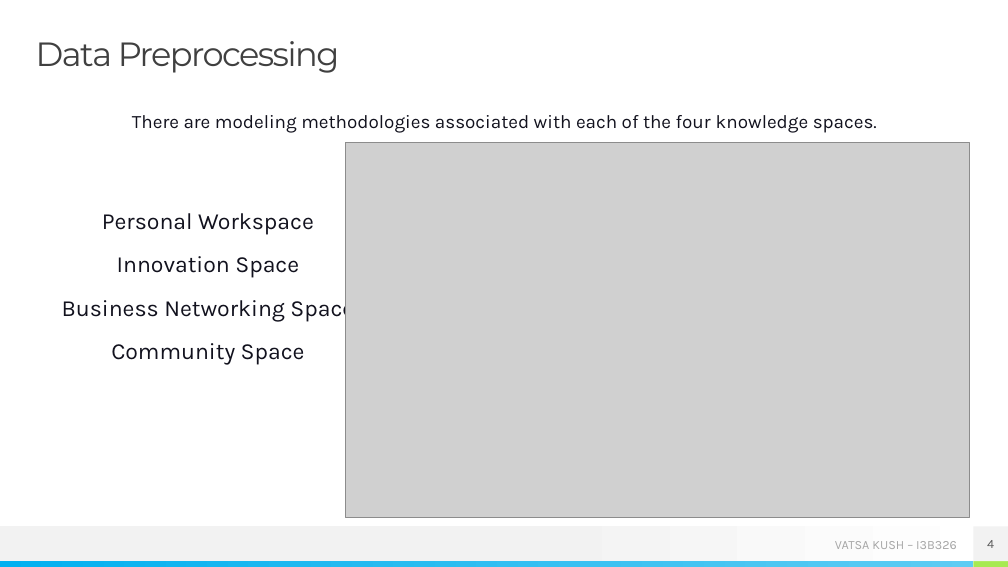
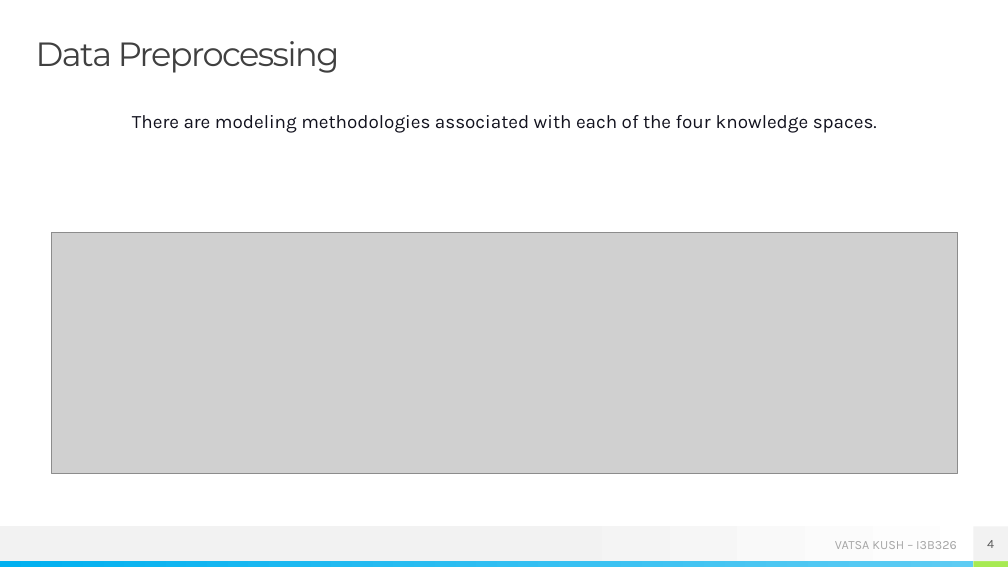
Before and after one commit to kushvatsa/ns_bkk_15, a slide deck: slide 4 of 15_I3B326_Vatsa_Kush.pptx. Drawn at 1008x567 pixels with LibreOffice and Linux fonts; fonts in the diff are those of the drawing; grey boxes stand for pictures. Boxes give left, top, right and bottom in pixels: in the first picture for what was removed or moved away, otherwise in the second. Text is boxed around its words. In the diff, an @@ line names an element or a change of style, - is before the commit and + after.

Commit message:
data tables saved and images

```diff
--- a/15_I3B326_Vatsa_Kush.pptx
+++ b/15_I3B326_Vatsa_Kush.pptx
@@ picture: place and size @@
-picture at bbox=[346, 142, 969, 518]
+picture at bbox=[51, 232, 959, 473]
@@ text removed at bbox=[62, 213, 354, 365] @@
-Personal Workspace
-Innovation Space
-Business Networking Space
-Community Space
```
Also in this commit, not shown: 4 other slides changed, 6 slides added, 5 slides removed, 9 other files.
